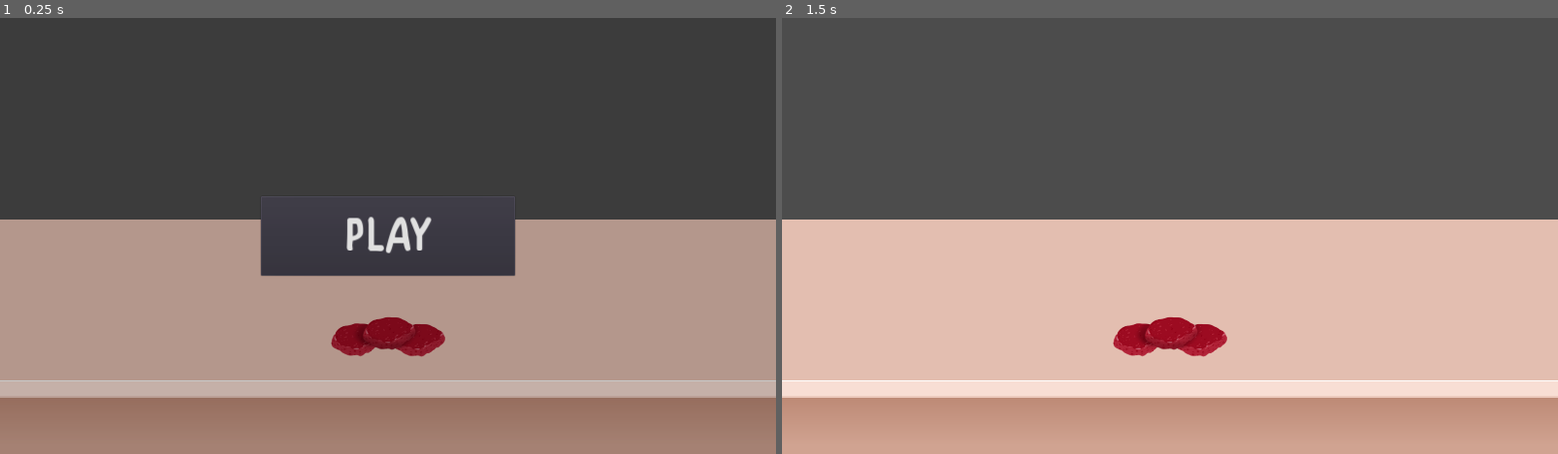
Above: before the commit, frames 1-2 (left to right).
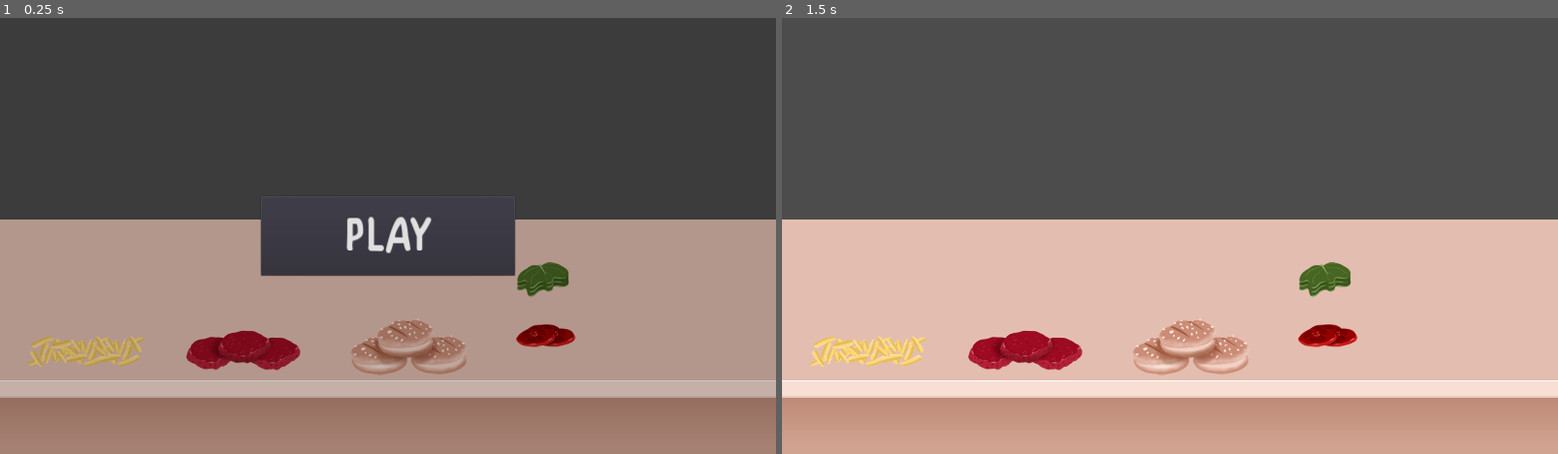
Above: after the commit, the same moments.

Repository: samuelpedrajas/MyVeganRestaurant
Game: Godot game, scene res://Scenes/Kitchen.tscn
The game is run twice, just before and just after one commit, with the same random seed, the same clock (stepped at 60 frames per second) and the same inputs.
Inputs (mouse positions are in pixels of both pictures, inside the frame that each line leads up to):
- Up to frame 1 (0.25 s): no input
- Up to frame 2 (1.5 s): click "PLAY" at 0.5 s; tap Enter at 1.25 s; move the mouse to (1170, 336) at 1.27 s; click (1170, 336) at 1.35 s

The runs differ from the first frame. In frame 1, 3.6% of the frame differs, in the area x 3-75%, y 56-82%; in frame 2, 3.7%.

Commit message:
food sources

Diff:
--- a/Scenes/ClickableArea.tscn
+++ b/Scenes/ClickableArea.tscn
@@ -6,4 +6,8 @@
 script = ExtResource( 1 )
 
 [node name="CollisionShape2D" type="CollisionShape2D" parent="."]
+
+[node name="Timer" type="Timer" parent="."]
+wait_time = 0.3
 [connection signal="input_event" from="." to="." method="_on_ClickableArea_input_event"]
+[connection signal="timeout" from="Timer" to="." method="_on_Timer_timeout"]
--- /dev/null
+++ b/Scenes/FoodSources/BreadSource.tscn
@@ -0,0 +1,28 @@
+[gd_scene load_steps=6 format=2]
+
+[ext_resource path="res://Scripts/FoodSource.gd" type="Script" id=1]
+[ext_resource path="res://Images/Kitchen/FuentePan.png" type="Texture" id=2]
+[ext_resource path="res://Scenes/ClickableArea.tscn" type="PackedScene" id=3]
+[ext_resource path="res://Scenes/Ingredients/BurgerBread.tscn" type="PackedScene" id=4]
+
+[sub_resource type="CapsuleShape2D" id=1]
+radius = 76.6622
+height = 172.537
+
+[node name="BreadSource" type="Node2D"]
+script = ExtResource( 1 )
+
+[node name="Ingredient" parent="." instance=ExtResource( 4 )]
+
+[node name="Sprite" type="Sprite" parent="."]
+texture = ExtResource( 2 )
+
+[node name="ClickableArea" parent="." instance=ExtResource( 3 )]
+
+[node name="CollisionShape2D" parent="ClickableArea" index="0"]
+rotation = 1.5708
+shape = SubResource( 1 )
+[connection signal="clicked" from="ClickableArea" to="." method="_on_ClickableArea_clicked"]
+[connection signal="released" from="ClickableArea" to="." method="_on_ClickableArea_released"]
+
+[editable path="ClickableArea"]
--- /dev/null
+++ b/Scenes/FoodSources/BurgerSource.tscn
@@ -0,0 +1,28 @@
+[gd_scene load_steps=6 format=2]
+
+[ext_resource path="res://Scenes/Ingredients/RawBurger.tscn" type="PackedScene" id=1]
+[ext_resource path="res://Scripts/FoodSource.gd" type="Script" id=2]
+[ext_resource path="res://Scenes/ClickableArea.tscn" type="PackedScene" id=3]
+[ext_resource path="res://Images/Kitchen/FuenteHamburguesa.png" type="Texture" id=4]
+
+[sub_resource type="CapsuleShape2D" id=1]
+radius = 54.4137
+height = 185.252
+
+[node name="BurgerSource" type="Node2D"]
+script = ExtResource( 2 )
+
+[node name="Ingredient" parent="." instance=ExtResource( 1 )]
+
+[node name="Sprite" type="Sprite" parent="."]
+texture = ExtResource( 4 )
+
+[node name="ClickableArea" parent="." instance=ExtResource( 3 )]
+
+[node name="CollisionShape2D" parent="ClickableArea" index="0"]
+rotation = 1.5708
+shape = SubResource( 1 )
+[connection signal="clicked" from="ClickableArea" to="." method="_on_ClickableArea_clicked"]
+[connection signal="released" from="ClickableArea" to="." method="_on_ClickableArea_released"]
+
+[editable path="ClickableArea"]
--- /dev/null
+++ b/Scenes/FoodSources/FriesSource.tscn
@@ -0,0 +1,28 @@
+[gd_scene load_steps=6 format=2]
+
+[ext_resource path="res://Scripts/FoodSource.gd" type="Script" id=1]
+[ext_resource path="res://Images/Kitchen/FuentePatatas.png" type="Texture" id=2]
+[ext_resource path="res://Scenes/ClickableArea.tscn" type="PackedScene" id=3]
+[ext_resource path="res://Scenes/Ingredients/RawFries.tscn" type="PackedScene" id=4]
+
+[sub_resource type="CapsuleShape2D" id=1]
+radius = 47.5268
+height = 233.986
+
+[node name="FriesSource" type="Node2D"]
+script = ExtResource( 1 )
+
+[node name="Ingredient" parent="." instance=ExtResource( 4 )]
+
+[node name="Sprite" type="Sprite" parent="."]
+texture = ExtResource( 2 )
+
+[node name="ClickableArea" parent="." instance=ExtResource( 3 )]
+
+[node name="CollisionShape2D" parent="ClickableArea" index="0"]
+rotation = 1.5708
+shape = SubResource( 1 )
+[connection signal="clicked" from="ClickableArea" to="." method="_on_ClickableArea_clicked"]
+[connection signal="released" from="ClickableArea" to="." method="_on_ClickableArea_released"]
+
+[editable path="ClickableArea"]
--- /dev/null
+++ b/Scenes/FoodSources/LettuceSource.tscn
@@ -0,0 +1,28 @@
+[gd_scene load_steps=6 format=2]
+
+[ext_resource path="res://Scripts/FoodSource.gd" type="Script" id=1]
+[ext_resource path="res://Images/Kitchen/FuenteLechuga.png" type="Texture" id=2]
+[ext_resource path="res://Scenes/ClickableArea.tscn" type="PackedScene" id=3]
+[ext_resource path="res://Scenes/Ingredients/Lettuce.tscn" type="PackedScene" id=4]
+
+[sub_resource type="CapsuleShape2D" id=1]
+radius = 48.0565
+height = 64.4722
+
+[node name="LettuceSource" type="Node2D"]
+script = ExtResource( 1 )
+
+[node name="Ingredient" parent="." instance=ExtResource( 4 )]
+
+[node name="Sprite" type="Sprite" parent="."]
+texture = ExtResource( 2 )
+
+[node name="ClickableArea" parent="." instance=ExtResource( 3 )]
+
+[node name="CollisionShape2D" parent="ClickableArea" index="0"]
+rotation = 1.5708
+shape = SubResource( 1 )
+[connection signal="clicked" from="ClickableArea" to="." method="_on_ClickableArea_clicked"]
+[connection signal="released" from="ClickableArea" to="." method="_on_ClickableArea_released"]
+
+[editable path="ClickableArea"]
--- /dev/null
+++ b/Scenes/FoodSources/TomatoSource.tscn
@@ -0,0 +1,28 @@
+[gd_scene load_steps=6 format=2]
+
+[ext_resource path="res://Images/Kitchen/FuenteTomate.png" type="Texture" id=1]
+[ext_resource path="res://Scripts/FoodSource.gd" type="Script" id=2]
+[ext_resource path="res://Scenes/ClickableArea.tscn" type="PackedScene" id=3]
+[ext_resource path="res://Scenes/Ingredients/Tomato.tscn" type="PackedScene" id=4]
+
+[sub_resource type="CapsuleShape2D" id=1]
+radius = 39.5811
+height = 79.3042
+
+[node name="TomatoSource" type="Node2D"]
+script = ExtResource( 2 )
+
+[node name="Ingredient" parent="." instance=ExtResource( 4 )]
+
+[node name="Sprite" type="Sprite" parent="."]
+texture = ExtResource( 1 )
+
+[node name="ClickableArea" parent="." instance=ExtResource( 3 )]
+
+[node name="CollisionShape2D" parent="ClickableArea" index="0"]
+rotation = 1.5708
+shape = SubResource( 1 )
+[connection signal="clicked" from="ClickableArea" to="." method="_on_ClickableArea_clicked"]
+[connection signal="released" from="ClickableArea" to="." method="_on_ClickableArea_released"]
+
+[editable path="ClickableArea"]
--- /dev/null
+++ b/Scenes/Ingredients/BurgerBread.tscn
@@ -0,0 +1,7 @@
+[gd_scene load_steps=2 format=2]
+
+[ext_resource path="res://Scripts/Ingredient.gd" type="Script" id=1]
+
+[node name="BurgerBread" type="Node2D"]
+script = ExtResource( 1 )
+reference = "BurgerBread"
--- /dev/null
+++ b/Scenes/Ingredients/Lettuce.tscn
@@ -0,0 +1,7 @@
+[gd_scene load_steps=2 format=2]
+
+[ext_resource path="res://Scripts/Ingredient.gd" type="Script" id=1]
+
+[node name="Lettuce" type="Node2D"]
+script = ExtResource( 1 )
+reference = "Lettuce"
--- /dev/null
+++ b/Scenes/Ingredients/RawFries.tscn
@@ -0,0 +1,7 @@
+[gd_scene load_steps=2 format=2]
+
+[ext_resource path="res://Scripts/Ingredient.gd" type="Script" id=1]
+
+[node name="RawFries" type="Node2D"]
+script = ExtResource( 1 )
+reference = "RawFries"
--- /dev/null
+++ b/Scenes/Ingredients/Tomato.tscn
@@ -0,0 +1,7 @@
+[gd_scene load_steps=2 format=2]
+
+[ext_resource path="res://Scripts/Ingredient.gd" type="Script" id=1]
+
+[node name="Tomato" type="Node2D"]
+script = ExtResource( 1 )
+reference = "Tomato"
--- a/Scenes/Kitchen.tscn
+++ b/Scenes/Kitchen.tscn
@@ -1,9 +1,13 @@
-[gd_scene load_steps=5 format=2]
+[gd_scene load_steps=9 format=2]
 
 [ext_resource path="res://Images/Kitchen/Mueble.png" type="Texture" id=1]
 [ext_resource path="res://Scenes/HUD.tscn" type="PackedScene" id=2]
 [ext_resource path="res://Scripts/Kitchen.gd" type="Script" id=3]
-[ext_resource path="res://Scenes/BurgerSource.tscn" type="PackedScene" id=4]
+[ext_resource path="res://Scenes/FoodSources/BurgerSource.tscn" type="PackedScene" id=4]
+[ext_resource path="res://Scenes/FoodSources/FriesSource.tscn" type="PackedScene" id=5]
+[ext_resource path="res://Scenes/FoodSources/BreadSource.tscn" type="PackedScene" id=6]
+[ext_resource path="res://Scenes/FoodSources/TomatoSource.tscn" type="PackedScene" id=7]
+[ext_resource path="res://Scenes/FoodSources/LettuceSource.tscn" type="PackedScene" id=8]
 
 [node name="Kitchen" type="Node2D"]
 script = ExtResource( 3 )
@@ -13,6 +17,23 @@
 texture = ExtResource( 1 )
 
 [node name="BurgerSource" parent="Table" instance=ExtResource( 4 )]
+position = Vector2( -358.222, 33.6359 )
+kitchen = NodePath("../..")
+
+[node name="TomatoSource" parent="Table" instance=ExtResource( 7 )]
+position = Vector2( 390.176, -3.36359 )
+kitchen = NodePath("../..")
+
+[node name="LettuceSource" parent="Table" instance=ExtResource( 8 )]
+position = Vector2( 383.449, -141.271 )
+kitchen = NodePath("../..")
+
+[node name="BreadSource" parent="Table" instance=ExtResource( 6 )]
+position = Vector2( 53.0178, 23.5451 )
+kitchen = NodePath("../..")
+
+[node name="FriesSource" parent="Table" instance=ExtResource( 5 )]
+position = Vector2( -747.655, 35.9593 )
 kitchen = NodePath("../..")
 
 [node name="HUD" parent="." instance=ExtResource( 2 )]
--- a/Scripts/ClickableArea.gd
+++ b/Scripts/ClickableArea.gd
@@ -10,13 +10,26 @@
 func _on_ClickableArea_input_event(_viewport, _event, _shape_idx):
 	if Input.is_action_just_pressed("ui_click") and not self.input_disabled:
 		emit_signal("clicked")
-	elif Input.is_action_just_released("ui_click"):
+		_block_temporary()
+	elif Input.is_action_just_released("ui_click") and not self.input_disabled:
 		emit_signal("released")
+		_block_temporary()
 
 
 func enable():
 	self.input_disabled = false
+	$Timer.set_paused(false)
 
 
 func disable():
 	self.input_disabled = true
+	$Timer.set_paused(true)
+
+
+func _block_temporary():
+	self.input_disabled = true
+	$Timer.start()
+
+
+func _on_Timer_timeout():
+	self.input_disabled = false
